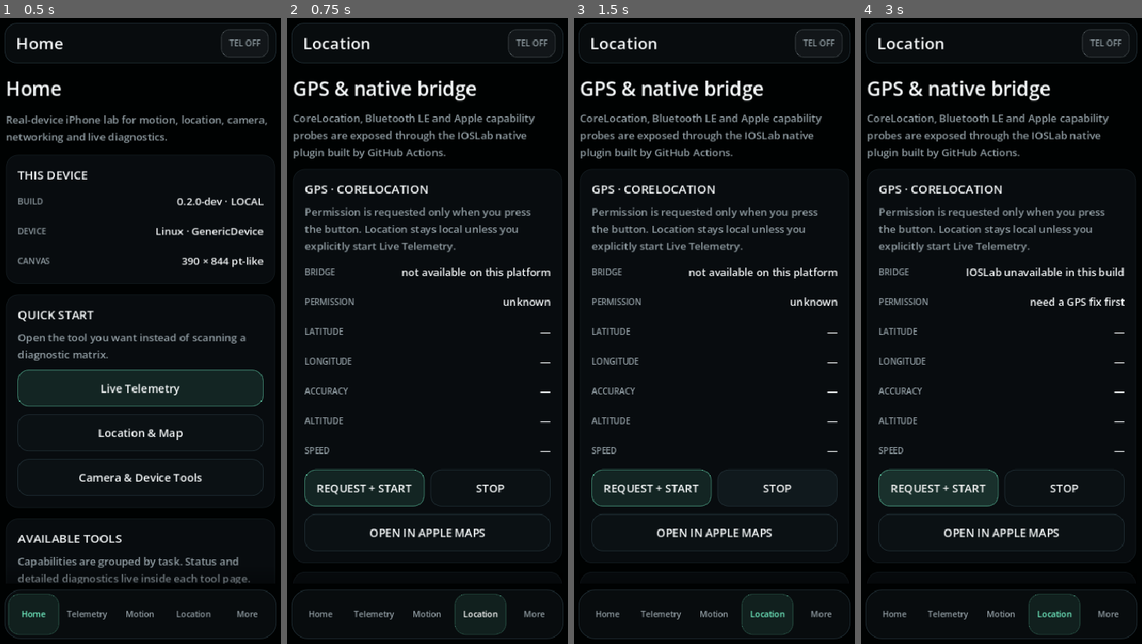
Above: before the commit, frames 1-4 (left to right).
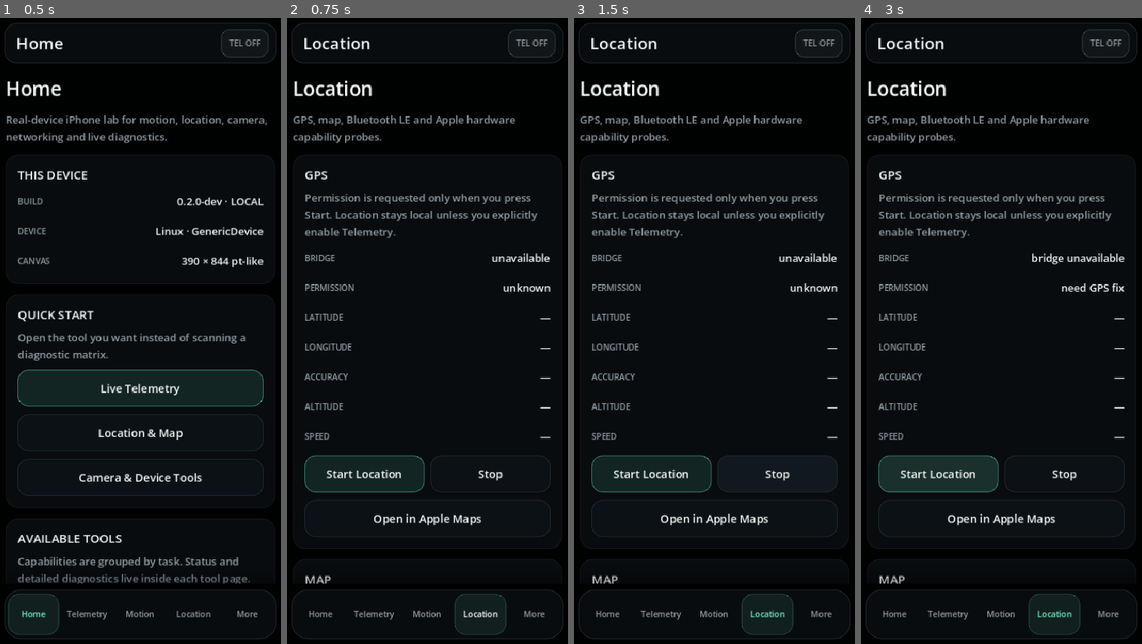
Above: after the commit, the same moments.

Repository: Rzbck/ios-godot-lab
Game: Godot game, scene res://scenes/main.tscn
The game is run twice, just before and just after one commit, with the same random seed, the same clock (stepped at 60 frames per second) and the same inputs.
Inputs:
- Up to frame 1 (0.5 s): no input
- Up to frame 2 (0.75 s): click "Location" at 0.5 s
- Up to frame 3 (1.5 s): click "STOP" (after the commit: "Stop") at 1.25 s
- Up to frame 4 (3 s): click "OPEN IN APPLE MAPS" (after the commit: "Open in Apple Maps") at 2 s; click "REQUEST + START" (after the commit: "Start Location") at 2.75 s

Frame 1 is identical in both runs. In frame 2, 11% of the frame differs, in the area x 2-98%, y 9-91%; in frame 3, 11%; in frame 4, 11%.

Commit message:
fix(ui): keep location and BLE live values compact

Diff:
--- a/scripts/pages/location_page.gd
+++ b/scripts/pages/location_page.gd
@@ -30,17 +30,15 @@
 
 func _ready() -> void:
 	size_flags_horizontal = Control.SIZE_EXPAND_FILL
-	add_theme_constant_override("separation", 12)
+	add_theme_constant_override("separation", 14)
 	mouse_filter = Control.MOUSE_FILTER_IGNORE
 
 	UI.section_title(
 		self,
-		"GPS & native bridge",
-		"CoreLocation, Bluetooth LE and Apple capability probes are exposed through the IOSLab native plugin built by GitHub Actions."
+		"Location",
+		"GPS, map, Bluetooth LE and Apple hardware capability probes."
 	)
 
-	# Connect before adding the service to the tree, but only add it after the UI
-	# labels exist. LocationService emits availability_changed from its _ready().
 	_service = LocationService.new()
 	_service.availability_changed.connect(_on_availability_changed)
 	_service.authorization_changed.connect(_on_authorization_changed)
@@ -50,8 +48,8 @@
 
 	var location_card := UI.make_card(
 		self,
-		"GPS · CORELOCATION",
-		"Permission is requested only when you press the button. Location stays local unless you explicitly start Live Telemetry."
+		"GPS",
+		"Permission is requested only when you press Start. Location stays local unless you explicitly enable Telemetry."
 	)
 	_bridge_status = UI.value_row(location_card, "Bridge", "detecting…")
 	_auth_status = UI.value_row(location_card, "Permission", "unknown")
@@ -65,67 +63,54 @@
 	location_buttons.add_theme_constant_override("separation", 8)
 	location_card.add_child(location_buttons)
 
-	var start := UI.button("REQUEST + START", true)
+	var start := UI.button("Start Location", true)
 	start.size_flags_horizontal = Control.SIZE_EXPAND_FILL
 	start.pressed.connect(_request_and_start_location)
 	location_buttons.add_child(start)
 
-	var stop := UI.button("STOP")
+	var stop := UI.button("Stop")
 	stop.size_flags_horizontal = Control.SIZE_EXPAND_FILL
 	stop.pressed.connect(_stop_location)
 	location_buttons.add_child(stop)
 
-	var maps := UI.button("OPEN IN APPLE MAPS")
+	var maps := UI.button("Open in Apple Maps")
 	maps.pressed.connect(_open_apple_maps)
 	location_card.add_child(maps)
 
-	var map_card := UI.make_card(
-		self,
-		"MAP",
-		"Live position on OpenStreetMap tiles. The map recenters after meaningful movement and can be zoomed."
-	)
+	var map_card := UI.make_card(self, "MAP", "Live OpenStreetMap position with recentering and zoom.")
 	_map = SlippyMap.new()
 	map_card.add_child(_map)
 
-	var ble := UI.make_card(
-		self,
-		"BLUETOOTH LE",
-		"Scans nearby BLE advertisements through CoreBluetooth. No pairing is performed."
-	)
+	var ble := UI.make_card(self, "BLUETOOTH LE", "Scans nearby advertisements without pairing.")
 	_ble_state = UI.value_row(ble, "State", "not started")
-	_ble_devices = UI.value_row(ble, "Devices", "none")
+	_ble_devices = UI.value_row(ble, "Nearby", "none")
 
 	var ble_buttons := HBoxContainer.new()
 	ble_buttons.add_theme_constant_override("separation", 8)
 	ble.add_child(ble_buttons)
 
-	var scan := UI.button("START SCAN", true)
+	var scan := UI.button("Start Scan", true)
 	scan.size_flags_horizontal = Control.SIZE_EXPAND_FILL
 	scan.pressed.connect(_start_ble)
 	ble_buttons.add_child(scan)
 
-	var stop_scan := UI.button("STOP")
+	var stop_scan := UI.button("Stop")
 	stop_scan.size_flags_horizontal = Control.SIZE_EXPAND_FILL
 	stop_scan.pressed.connect(_stop_ble)
 	ble_buttons.add_child(stop_scan)
 
-	var apple := UI.make_card(
-		self,
-		"APPLE HARDWARE CAPABILITY",
-		"These are real runtime availability probes. NFC scanning and full AR sessions are not started by this screen."
-	)
+	var apple := UI.make_card(self, "APPLE CAPABILITIES")
 	_arkit = UI.value_row(apple, "ARKit", "checking…")
-	_lidar = UI.value_row(apple, "LiDAR mesh", "checking…")
-	_nfc = UI.value_row(apple, "NFC reader", "checking…")
-
-	# Adding the service now makes its immediate availability signal safe.
+	_lidar = UI.value_row(apple, "LiDAR", "checking…")
+	_nfc = UI.value_row(apple, "NFC", "checking…")
+
 	add_child(_service)
 	call_deferred("_refresh_capability_probes")
 
 
 func _request_and_start_location() -> void:
 	if not _service.is_available():
-		_bridge_status.text = "IOSLab unavailable in this build"
+		_bridge_status.text = "bridge unavailable"
 		return
 	_service.request_location()
 	_service.start_location()
@@ -147,17 +132,14 @@
 
 func _open_apple_maps() -> void:
 	if not _have_location:
-		_auth_status.text = "need a GPS fix first"
+		_auth_status.text = "need GPS fix"
 		return
-	var url := "https://maps.apple.com/?ll=%.7f,%.7f&q=Current%%20Location" % [
-		_last_latitude,
-		_last_longitude
-	]
+	var url := "https://maps.apple.com/?ll=%.7f,%.7f&q=Current%%20Location" % [_last_latitude, _last_longitude]
 	OS.shell_open(url)
 
 
 func _on_availability_changed(available: bool) -> void:
-	_bridge_status.text = "IOSLab native bridge ready" if available else "not available on this platform"
+	_bridge_status.text = "ready" if available else "unavailable"
 
 
 func _on_authorization_changed(status: int) -> void:
@@ -169,8 +151,8 @@
 	_last_longitude = longitude
 	_have_location = true
 
-	_latitude.text = "%.7f°" % latitude
-	_longitude.text = "%.7f°" % longitude
+	_latitude.text = "%.6f°" % latitude
+	_longitude.text = "%.6f°" % longitude
 	_accuracy.text = "± %.1f m" % accuracy
 	_altitude.text = "%.1f m" % altitude
 	_speed.text = "%.2f m/s" % maxf(speed, 0.0)
@@ -182,20 +164,12 @@
 
 
 func _on_ble_device_found(name: String, uuid: String, rssi: int) -> void:
-	var key := uuid
-	_ble_seen[key] = {
+	_ble_seen[uuid] = {
 		"name": name if not name.is_empty() else "unnamed",
 		"rssi": rssi,
 	}
-
-	var lines: Array[String] = []
-	for device_uuid in _ble_seen.keys():
-		var info: Dictionary = _ble_seen[device_uuid]
-		lines.append("%s · %d dBm" % [str(info.get("name", "unnamed")), int(info.get("rssi", 0))])
-		if lines.size() >= 8:
-			break
-
-	_ble_devices.text = "\n".join(lines)
+	var label := name if not name.is_empty() else "unnamed"
+	_ble_devices.text = "%d seen · %s · %d dBm" % [_ble_seen.size(), label, rssi]
 
 
 func _refresh_capability_probes() -> void:
@@ -207,7 +181,7 @@
 
 	_arkit.text = "supported" if _service.is_arkit_supported() else "not supported"
 	_lidar.text = "supported" if _service.is_lidar_supported() else "not supported"
-	_nfc.text = "reader available" if _service.is_nfc_available() else "not available"
+	_nfc.text = "available" if _service.is_nfc_available() else "not available"
 
 
 func _authorization_name(status: int) -> String:
@@ -219,9 +193,9 @@
 		2:
 			return "denied"
 		3:
-			return "authorized always"
+			return "always"
 		4:
-			return "authorized when in use"
+			return "while using"
 		_:
 			return "status %d" % status
 
@@ -237,8 +211,8 @@
 		3:
 			return "unauthorized"
 		4:
-			return "powered off"
+			return "off"
 		5:
-			return "powered on"
+			return "on"
 		_:
 			return "state %d" % state
